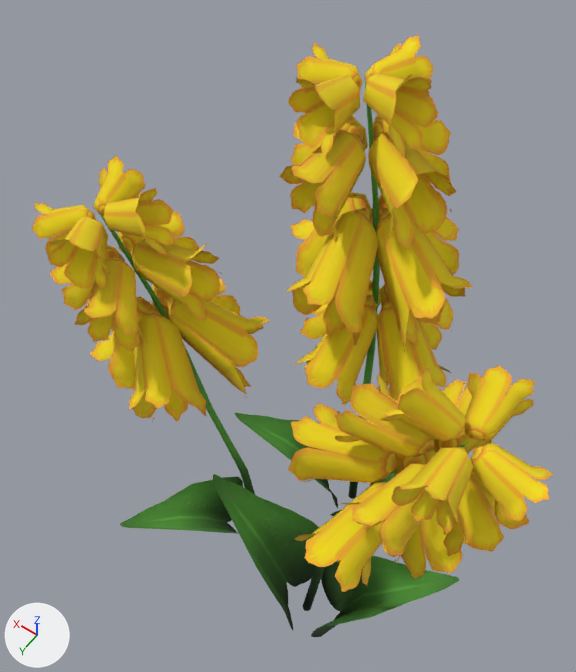
An edit to the glTF model assets/nature/Flower_4_Group.gltf, drawn before and after from the same camera.
Rendered twice from a 50 mm lens placed at (-0.92, 1.4, 3.71), pointed at (0.16, -0.12, 1.32). The axes (+X, +Y, +Z) are drawn at lower left. The lights are the same throughout. The first picture is the older version. Vertices at exactly the same position are counted once.

Before the edit, the objects in view are built like this:
```python
ob_flower_4_group = bpy.data.objects.new('Flower_4_Group', me_plane_003)
ob_flower_4_group.location = (0.0, 0.0, 0.0)
```
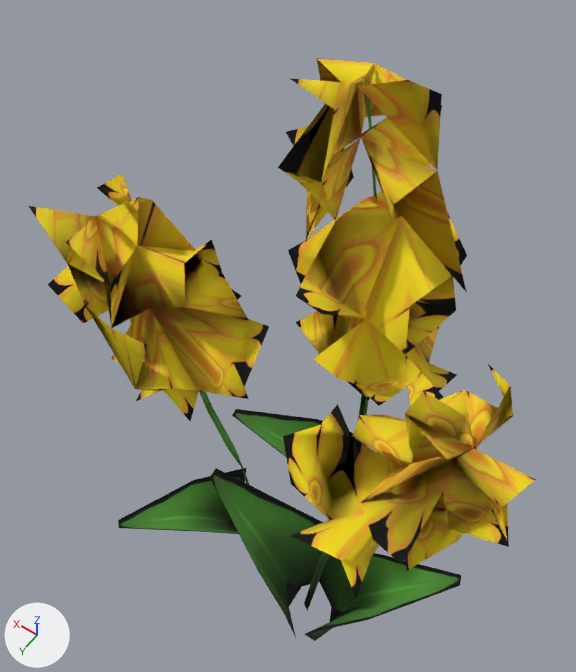
Pixel boxes (x1, y1, x2, y2) of what changed, in the pictures (576 x 672 px):
'Flower_4_Group', surface changed, recoloured, reshaped
    before: (32, 35, 553, 637)
    after: (29, 58, 536, 641)
part 1 of me_plane_003, cut back (yellow)
    before: (32, 35, 553, 611)

The change, as a diff of the scene's bpy script:
```diff
--- a/assets/nature/Flower_4_Group.gltf.py
+++ b/assets/nature/Flower_4_Group.gltf.py
@@ mat_leaves @@
 mat_leaves = bpy.data.materials.new('Leaves')
-# nodes: BsdfPrincipled, Math x3, Mix, OutputMaterial, TexImage, VertexColor
+# nodes: BsdfPrincipled, Mix, OutputMaterial, TexImage, VertexColor
 # uses the picture img_leaves
@@ mat_flowers @@
 mat_flowers = bpy.data.materials.new('Flowers')
-# nodes: BsdfPrincipled, Math x3, Mix, OutputMaterial, TexImage, VertexColor
+# nodes: BsdfPrincipled, OutputMaterial, TexImage
 # uses the picture img_flowers
@@ me_plane_003 @@
 # used by ob_flower_4_group; location = (0.0, 0.0, 0.0)
-me_plane_003.from_pydata(...)  # 1293 vertices, 1690 faces; spans x -0.93..0.85, y -0.73..0.64, z -0.06..2.43
+me_plane_003.from_pydata(...)  # 320 vertices, 494 faces; spans x -0.9..0.83, y -0.73..0.62, z -0.06..2.37
+# me_plane_003 part 1: 1 vertex moved within x -0.48, y 0.29, z 1.36; 973 vertices removed from x -0.93..0.85, y -0.71..0.64, z -0.02..2.43
 me_plane_003.materials.append(mat_leaves)
```
